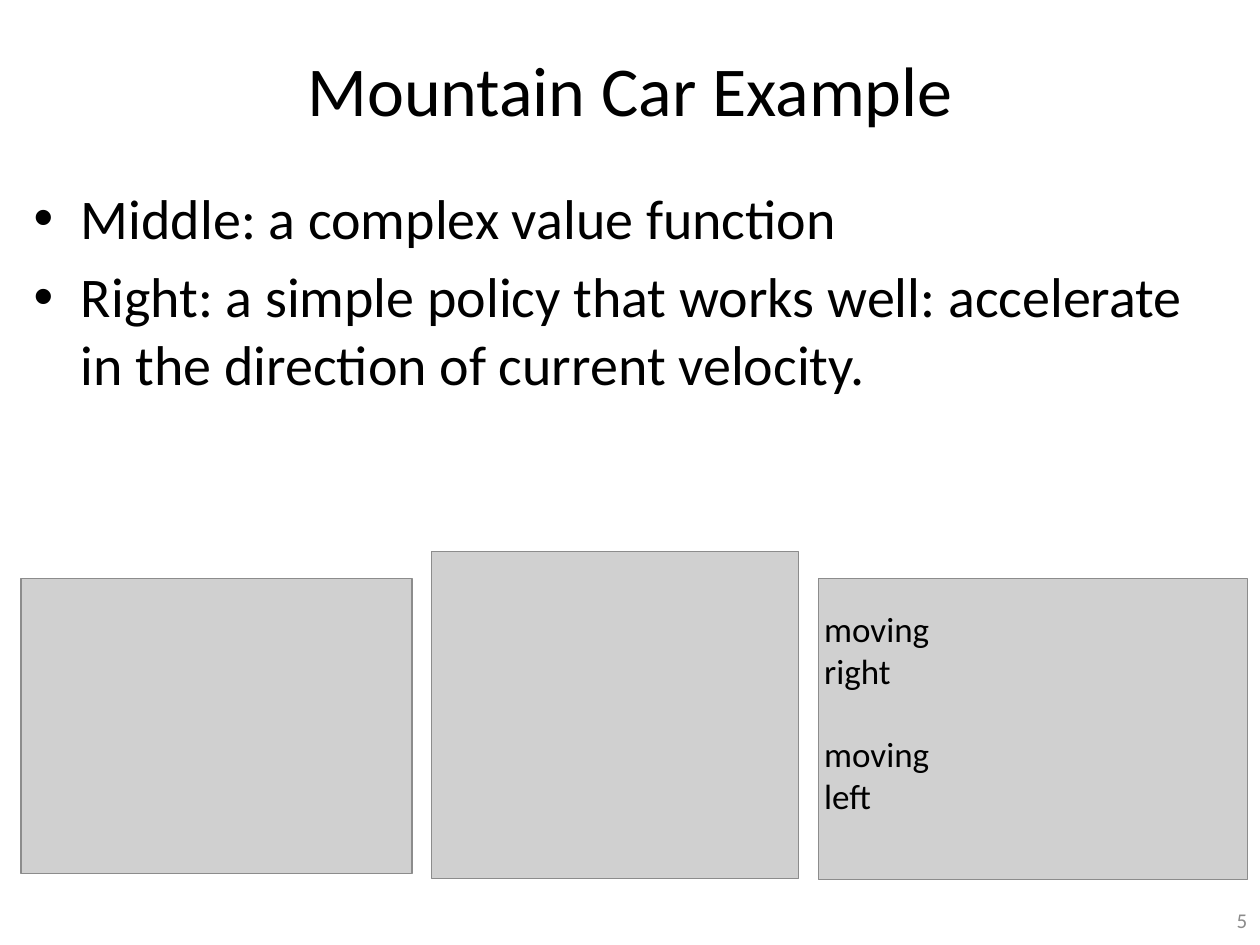
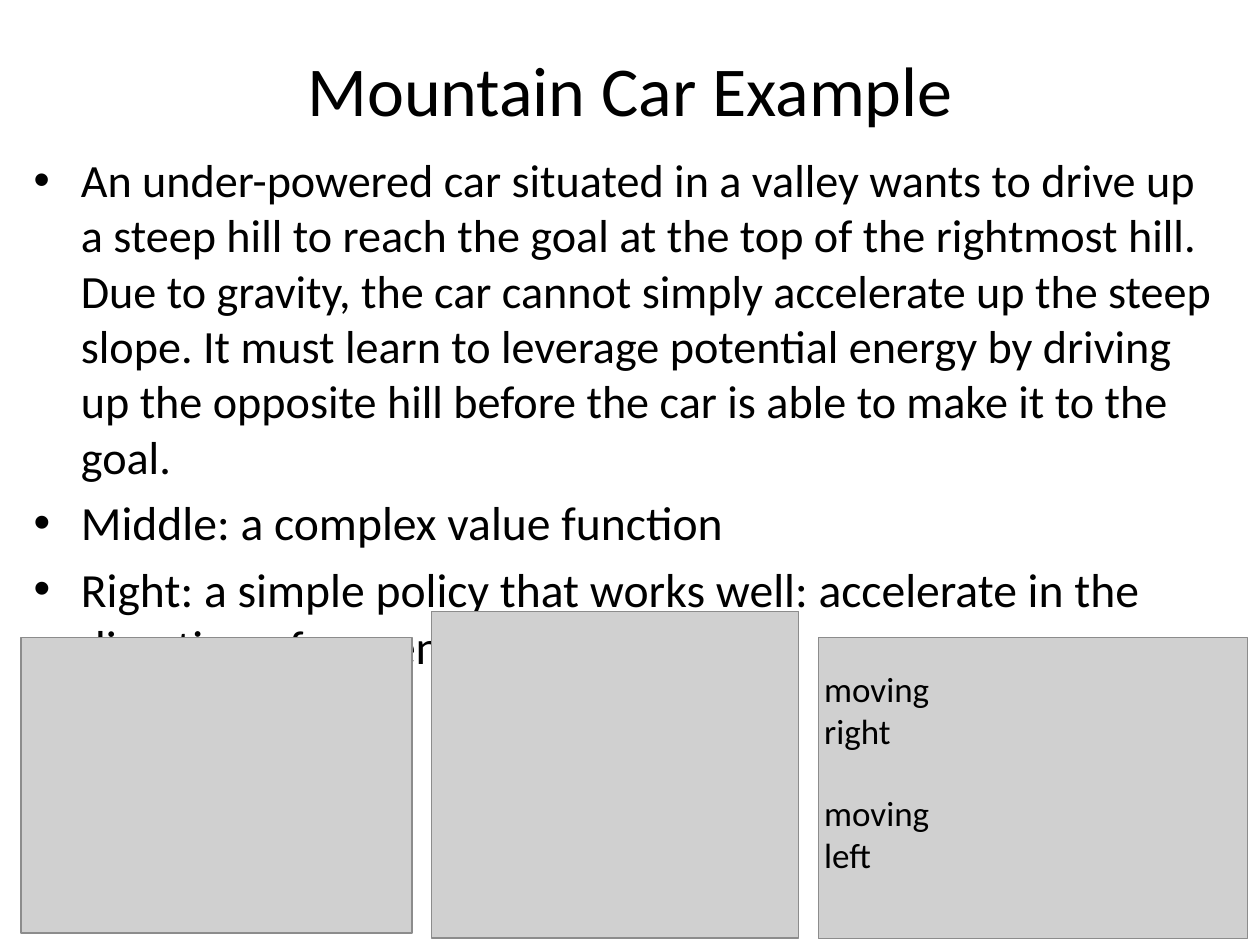
Before and after one commit to guzonghua/saav, a slide deck: slide 5 of PPTs/L7.3 Policy-based RL.pptx. Drawn at 1260x945 pixels with LibreOffice and Linux fonts; fonts in the diff are those of the drawing; grey boxes stand for pictures. Boxes give left, top, right and bottom in pixels: in the first picture for what was removed or moved away, otherwise in the second. Text is boxed around its words. In the diff, an @@ line names an element or a change of style, - is before the commit and + after.

```diff
--- a/PPTs/L7.3 Policy-based RL.pptx
+++ b/PPTs/L7.3 Policy-based RL.pptx
@@ text "An under-powered car situated in ...": place and size @@
-text "An under-powered car situated in ..." at <box>81,200,1181,394</box>
+text "An under-powered car situated in ..." at <box>81,165,1211,676</box>
@@ text at <box>81,165,1211,482</box>: paragraph added @@
+• An under-powered car situated in a valley wants to drive up a steep hill to reach the goal at the top of the rightmost hill. Due to gravity, the car cannot simply accelerate up the steep slope. It must learn to leverage potential energy by driving up the opposite hill before the car is able to make it to the goal.
@@ text at <box>81,507,1139,676</box>: size 32 to 27.2 pt in "Middle: a complex value function", "Right: a simple policy that works well: ..." @@
@@ 3 pictures, 2 texts: place and size @@
-3 pictures, 2 texts at <box>21,552,1247,879</box>
+3 pictures, 2 texts at <box>21,611,1247,939</box>
```
Also in this commit, not shown: 1 other slide changed, 1 slide added, 1 slide removed, 3 other files.
